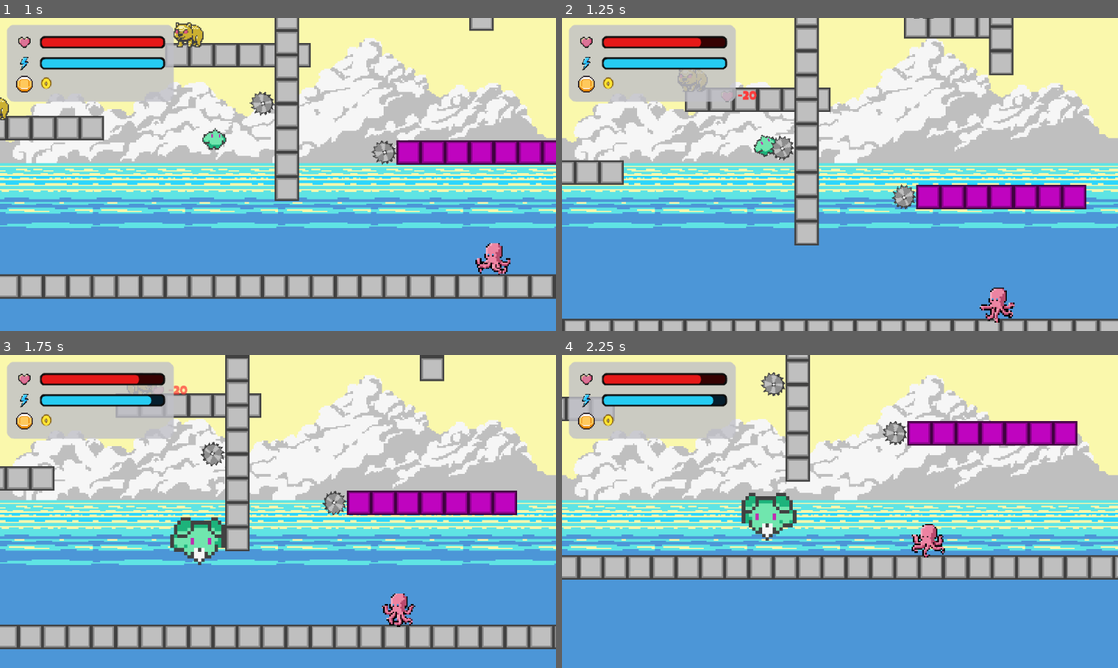
Above: before the commit, frames 1-4 (two rows, left to right).
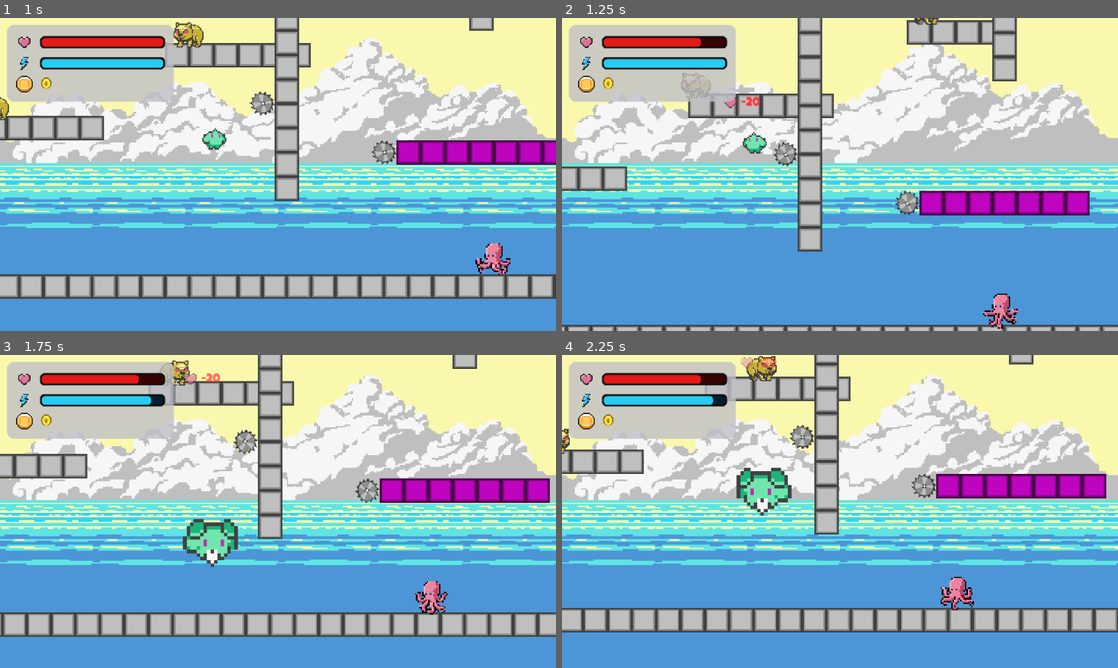
Above: after the commit, the same moments.

Repository: gavalanche87/puffle
Game: Godot game, scene res://scenes/VerticalTestScene.tscn
Two runs of this game, one before a commit and one after it. Both use one fixed random seed, a clock stepped at 60 frames per second and the inputs below. This scene is started directly instead of the project's main scene.
Inputs:
- Up to frame 1 (1 s): tap Enter (ui_accept) at 0.5, 0.6, 0.77 s; hold Right (ui_right) from 0.53 s (still down)
- Up to frame 2 (1.25 s): keep holding Right (ui_right); tap Enter (ui_accept) at 1.07 s
- Up to frame 3 (1.75 s): keep holding Right (ui_right); tap Z (toggle_mode) at 1.35 s; tap Enter (ui_accept) at 1.52, 1.55 s
- Up to frame 4 (2.25 s): tap Enter (ui_accept) at 1.82, 2.1 s; release Right (ui_right) at 2.03 s; hold Left (ui_left) from 2.03 s (still down)

Frame 1 is identical in both runs. In frame 2, 14% of the frame differs, in the area x 0-100%, y 0-100%; in frame 3, 25%; in frame 4, 31%, in the area x 0-100%, y 0-89%.

Commit message:
Update knockback and damage mechanics: reset velocity on hit, add input lock, and invulnerability flashing

Diff:
--- a/scripts/player.gd
+++ b/scripts/player.gd
@@ -57,6 +57,8 @@
 var wall_jump_timer: float = 0.0
 var base_body_size: Vector2 = Vector2.ZERO
 var base_hurt_size: Vector2 = Vector2.ZERO
+var input_lock_timer: float = 0.0
+
 
 var health_bar_bg: Control
 var health_bar_fill: Control
@@ -117,12 +119,16 @@
 			_apply_mode(mode, true)
 			_play_sfx(sfx_switch)
 
+	if input_lock_timer > 0.0:
+		input_lock_timer -= delta
 	if damage_cooldown_timer > 0.0:
 		damage_cooldown_timer -= delta
 	if knockback_velocity != 0.0:
 		knockback_velocity = move_toward(knockback_velocity, 0.0, knockback_decay * delta)
 
-	var input_dir := Input.get_axis("ui_left", "ui_right")
+	var input_dir := 0.0
+	if input_lock_timer <= 0.0:
+		input_dir = Input.get_axis("ui_left", "ui_right")
 	wall_normal = Vector2.ZERO
 	var snapped := _try_wall_snap()
 	var wall_sliding := _is_wall_sliding(snapped)
@@ -143,18 +149,18 @@
 			air_time = 0.0
 		if wall_sliding:
 			velocity.y = min(velocity.y + _current_gravity() * delta, wall_slide_speed)
-		if Input.is_action_just_pressed("ui_accept") and (wall_sliding or snapped):
+		if Input.is_action_just_pressed("ui_accept") and (wall_sliding or snapped) and input_lock_timer <= 0.0:
 			_wall_jump()
 			_play_sfx(sfx_jump)
 		else:
 			velocity.y += _current_gravity() * delta
 	else:
 		air_time = 0.0
-		if Input.is_action_just_pressed("ui_accept"):
+		if Input.is_action_just_pressed("ui_accept") and input_lock_timer <= 0.0:
 			velocity.y = _current_jump_velocity()
 			_play_sfx(sfx_jump)
 
-	if should_spin and sprite:
+	if should_spin and sprite and input_lock_timer <= 0.0:
 		var spin_dir := signf(velocity.x)
 		if spin_dir == 0.0:
 			spin_dir = 1.0
@@ -185,9 +191,19 @@
 	_update_facing(wall_sliding)
 	_update_animation(wall_sliding)
 
+	# Visual feedback for damage/invulnerability
+	if damage_cooldown_timer > 0.0:
+		# Rapidly flicker between bright white and normal
+		var flash_speed := 15.0
+		if int(damage_cooldown_timer * flash_speed) % 2 == 0:
+			sprite.modulate = Color(4, 4, 4, 1) # Bright white/glow
+		else:
+			sprite.modulate = Color(1, 1, 1, 1)
+	else:
+		sprite.modulate = Color(1, 1, 1, 1)
+
 	# Adjust camera behavior
 	if camera:
-
 		# 1. Smoothing speed (Big mode fast fall needs faster tracking, otherwise use base)
 		if mode == PlayerMode.BIG and velocity.y > 500.0:
 			camera.position_smoothing_speed = 25.0
@@ -202,6 +218,7 @@
 		return 0.0
 	damage_cooldown_timer = damage_cooldown
 	current_health = max(0, current_health - int(round(final_amount)))
+	input_lock_timer = 0.5
 	_update_health_ui()
 	_spawn_floating_text("-%d" % int(round(final_amount)), Color(1, 0.2, 0.2), heart_icon)
 	if current_health <= 0:
@@ -405,12 +422,16 @@
 		sprite.stop()
 
 func _apply_knockback(enemy_area: Area2D) -> void:
+	# Reset all existing velocities/forces first
+	velocity = Vector2.ZERO
+	knockback_velocity = 0.0
+
 	var dir := signf(global_position.x - enemy_area.global_position.x)
 	if dir == 0.0:
 		dir = -1.0
-	var player_force := small_player_knockback if mode == PlayerMode.SMALL else big_player_knockback
+	var player_force := (small_player_knockback if mode == PlayerMode.SMALL else big_player_knockback) * 0.5
 	knockback_velocity = clamp(player_force * dir, -max_knockback, max_knockback)
-	velocity.y = min(velocity.y, -80.0)
+	velocity.y = -300.0 # Significant upward bounce
 
 	var enemy_force := small_enemy_knockback if mode == PlayerMode.SMALL else big_enemy_knockback
 	# Enemy knockback disabled for now.
